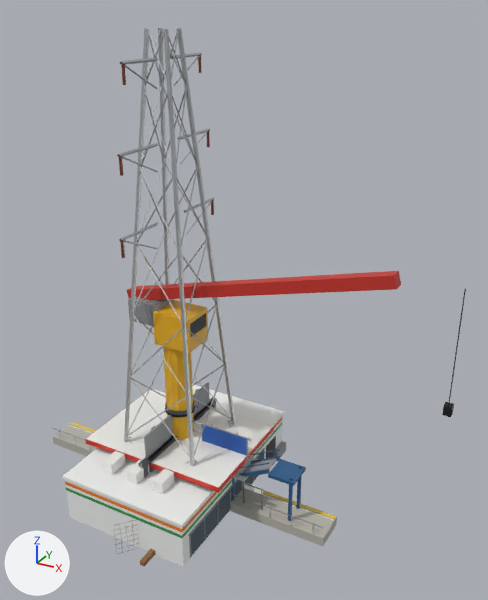
The glTF model assets/glb/street.glb: old version first, new version second.
Both versions are drawn from a camera (50 mm lens) standing at (30.3, -43.0, 41.7) and looking at (6.0, 1.0, 19.7). Lighting does not change. The marker at lower left points along +X, +Y and +Z. The older version comes first. Where no turn or scale is listed for an object, it has been applied to the vertices.

Names of what the first picture shows: 'billboard', 'gs_canopy', 'guide_face', 'jib_crane', 'konbini', 'ob_stair', 'platform', 'pylon' and 5 more.
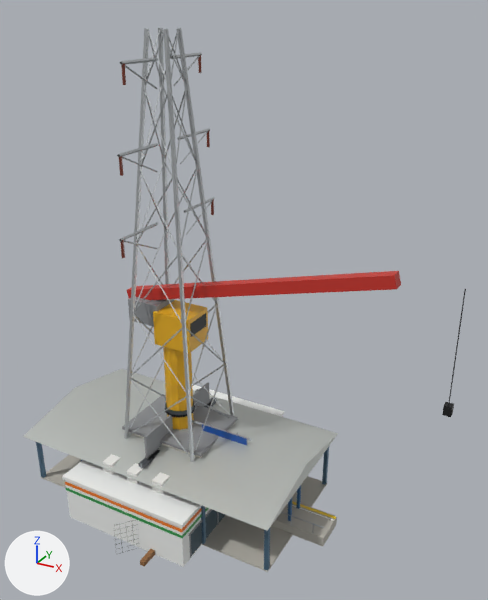
Pixel boxes (x1, y1, x2, y2) of what changed, in the pictures (488 x 600 px):
'fish_market', added
    after: (23, 369, 338, 572)
    faces in mat_sp_marketroof (light grey #c8ccc8): (23, 369, 338, 531)
    faces in mat_sp_conc (grey #b4b1a8): (41, 455, 327, 572)
    faces in mat_sp_marketcol (blue #5a7a92): (36, 442, 329, 571)
'gyokyo', added
    after: (122, 394, 238, 458)
    faces in mat_sp_grey (grey #8c8f92): (122, 394, 238, 457)
'gs_canopy', unchanged, covered by the edit
    before: (86, 388, 274, 493)
'platform', unchanged, covered by the edit
    before: (53, 422, 337, 546)
    after: (271, 500, 337, 546)
'ob_stair', unchanged, covered by the edit
    before: (232, 449, 306, 521)
    after: (288, 485, 301, 521)

Diff of the bpy script that builds the scene:
```diff
--- a/assets/glb/street.glb.py
+++ b/assets/glb/street.glb.py
@@ mat_nightglow_office @@
+mat_nightglow_office = principled_material('NightGlow_Office')
+mat_nightglow_office.base_color = (0.0423, 0.0685, 0.0976)  # dark blue #3a4a58
+mat_nightglow_office.roughness = 0.1
@@ mat_sp_gyowall @@
+mat_sp_gyowall = principled_material('SP_GyoWall')
+mat_sp_gyowall.base_color = (0.791, 0.761, 0.672)  # white #e6e2d6
+mat_sp_gyowall.roughness = 0.8
@@ mat_sp_toro @@
+mat_sp_toro = principled_material('SP_Toro')
+mat_sp_toro.base_color = (0.0232, 0.144, 0.479)  # blue #2a6ab8
@@ mat_sp_styro @@
+mat_sp_styro = principled_material('SP_Styro')
+mat_sp_styro.base_color = (0.888, 0.888, 0.855)  # white #f2f2ee
+mat_sp_styro.roughness = 0.8
@@ mat_sp_marketsign @@
+mat_sp_marketsign = principled_material('SP_MarketSign')
+mat_sp_marketsign.base_color = (0.888, 0.888, 0.823)  # white #f2f2ea
+mat_sp_marketsign.roughness = 0.4
@@ mat_sp_marketroof @@
+mat_sp_marketroof = principled_material('SP_MarketRoof')
+mat_sp_marketroof.base_color = (0.578, 0.604, 0.578)  # light grey #c8ccc8
+mat_sp_marketroof.metallic = 0.5
@@ mat_sp_marketcol @@
+mat_sp_marketcol = principled_material('SP_MarketCol')
+mat_sp_marketcol.base_color = (0.102, 0.195, 0.287)  # blue #5a7a92
+mat_sp_marketcol.metallic = 0.5
+mat_sp_marketcol.roughness = 0.45
@@ me_gyokyo @@
+me_gyokyo.from_pydata(...)  # 524 vertices, 574 faces; spans x -4.2..4.2, y -3.2..3.2, z 0.0..6.62
+# faces by material slot: [12, 12, 144, 12, 12, 382]
+me_gyokyo.materials.append(mat_sp_gyowall)  # white #e6e2d6
+me_gyokyo.materials.append(mat_sp_grey)  # grey #8c8f92
+me_gyokyo.materials.append(mat_nightglow_office)  # dark blue #3a4a58
+me_gyokyo.materials.append(mat_sp_dark)  # black #2a2c2f
+me_gyokyo.materials.append(mat_sp_signwhite)  # white #f6f6f2
+me_gyokyo.materials.append(mat_sp_signblue)  # blue #1452a8
@@ me_fish_market @@
+me_fish_market.from_pydata(...)  # 1372 vertices, 1874 faces; spans x -12.6..12.6, y -7.2..7.2, z 0.0..6.6
+# faces by material slot: [12, 144, 8, 12, 354, 504, 840]
+me_fish_market.materials.append(mat_sp_conc)  # grey #b4b1a8
+me_fish_market.materials.append(mat_sp_marketcol)  # blue #5a7a92
+me_fish_market.materials.append(mat_sp_marketroof)  # light grey #c8ccc8
+me_fish_market.materials.append(mat_sp_marketsign)  # white #f2f2ea
+me_fish_market.materials.append(mat_sp_signblue)  # blue #1452a8
+me_fish_market.materials.append(mat_sp_toro)  # blue #2a6ab8
+me_fish_market.materials.append(mat_sp_styro)  # white #f2f2ee
@@ ob_gyokyo @@
+ob_gyokyo = bpy.data.objects.new('gyokyo', me_gyokyo)
+ob_gyokyo.location = (0.0, 0.0, 0.0)
@@ ob_fish_market @@
+ob_fish_market = bpy.data.objects.new('fish_market', me_fish_market)
+ob_fish_market.location = (0.0, 0.0, 0.0)
```
